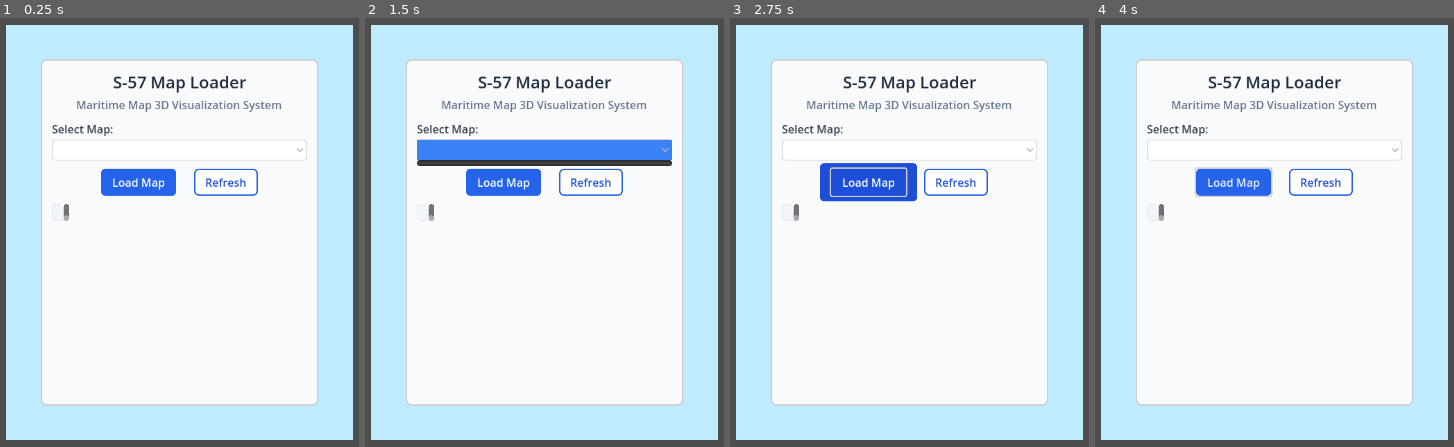
Above: before the commit, frames 1-4 (left to right).
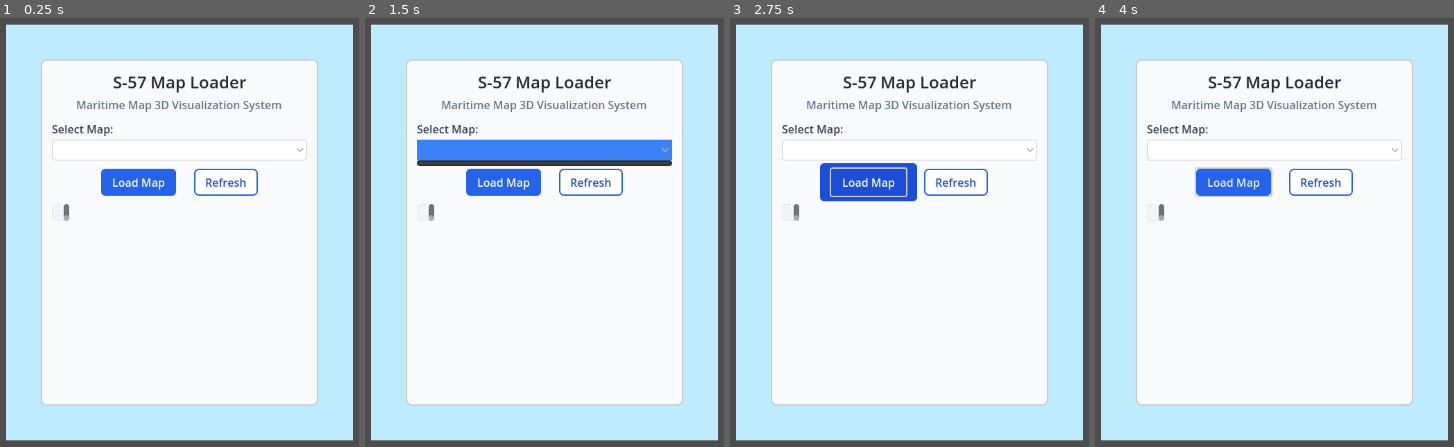
Above: after the commit, the same moments.

Repository: teakdemir/Godot_S57
Game: Godot game, scene res://scenes/WORLD/Main.tscn
Two runs of this game, one before a commit and one after it. Both use one fixed random seed, a clock stepped at 60 frames per second and the inputs below. The project has no main scene, so this scene is started directly.
Inputs (mouse positions are in pixels of both pictures, inside the frame that each line leads up to):
- Up to frame 1 (0.25 s): no input
- Up to frame 2 (1.5 s): click "Refresh" at 0.5 s; click (544, 150) at 1.25 s
- Up to frame 3 (2.75 s): click "Load Map" at 2 s
- Up to frame 4 (4 s): move the mouse to (1317, 232) at 2.77 s; hold Shift (move_fast, bound only before the commit) 2.78-3.53 s; hold W (move_forward, bound only before the commit) from 2.78 s (still down); move the mouse to (1235, 232) at 3.52 s; tap Shift (move_fast, bound only before the commit) at 3.6 s

The runs differ from the first frame. In frame 1, 0.5% of the frame differs, in the area x 1-99%, y 1-99%; in frame 2, 0.8%; in frame 3, 0.5%; in frame 4, 0.5%.

Commit message:
Revert "hm"
This reverts commit 385c8d085ae0e8a1bb51b1563c0ec6ac8eb0880e.

Diff:
--- a/godot_s57/Scripts/WORLD_sc/FreeCamera.gd
+++ /dev/null
@@ -1,66 +0,0 @@
-class_name FreeCamera
-extends Camera3D
-
-@export var move_speed: float = 20.0
-@export var vertical_speed: float = 12.0
-@export var fast_multiplier: float = 2.0
-@export var mouse_sensitivity: float = 0.15
-
-var _yaw: float = 0.0
-var _pitch: float = -45.0
-var _target_center: Vector3 = Vector3.ZERO
-var _target_distance: float = 60.0
-
-func _ready() -> void:
-    Input.set_mouse_mode(Input.MOUSE_MODE_CAPTURED)
-    rotation_degrees = Vector3(_pitch, _yaw, 0.0)
-    position = Vector3(0.0, _target_distance, _target_distance)
-
-func snap_to(center: Vector3, distance: float) -> void:
-    _target_center = center
-    _target_distance = distance
-    position = center + Vector3(0.0, distance, distance)
-    look_at(center, Vector3.UP)
-
-func _unhandled_input(event: InputEvent) -> void:
-    if event is InputEventMouseMotion and Input.get_mouse_mode() == Input.MOUSE_MODE_CAPTURED:
-        _yaw -= event.relative.x * mouse_sensitivity
-        _pitch = clamp(_pitch - event.relative.y * mouse_sensitivity, -89.0, 89.0)
-        rotation_degrees = Vector3(_pitch, _yaw, 0.0)
-
-    if event.is_action_pressed("ui_cancel"):
-        Input.set_mouse_mode(Input.MOUSE_MODE_VISIBLE)
-    elif event.is_action_pressed("mouse_capture"):
-        Input.set_mouse_mode(Input.MOUSE_MODE_CAPTURED)
-
-func _physics_process(delta: float) -> void:
-    var direction := Vector3.ZERO
-    if Input.is_action_pressed("move_forward"):
-        direction -= transform.basis.z
-    if Input.is_action_pressed("move_back"):
-        direction += transform.basis.z
-    if Input.is_action_pressed("move_left"):
-        direction -= transform.basis.x
-    if Input.is_action_pressed("move_right"):
-        direction += transform.basis.x
-
-    var translation := Vector3.ZERO
-    if direction != Vector3.ZERO:
-        var speed: float = move_speed
-        if Input.is_action_pressed("move_fast"):
-            speed *= fast_multiplier
-        translation += direction.normalized() * speed * delta
-
-    var vertical := 0.0
-    if Input.is_action_pressed("move_up"):
-        vertical += 1.0
-    if Input.is_action_pressed("move_down"):
-        vertical -= 1.0
-    if vertical != 0.0:
-        var v_speed: float = vertical_speed
-        if Input.is_action_pressed("move_fast"):
-            v_speed *= fast_multiplier
-        translation += Vector3.UP * vertical * v_speed * delta
-
-    if translation != Vector3.ZERO:
-        translate(translation)
--- a/godot_s57/Scripts/WORLD_sc/Main.gd
+++ b/godot_s57/Scripts/WORLD_sc/Main.gd
@@ -1,16 +1,15 @@
+# res://scripts/WORLD_sc/Main.gd
 extends Node3D
 
 var http_client: S57HTTPClient
 var ui_canvas: CanvasLayer
 var ui: Control
 var terrain_generator: TerrainGenerator
-var camera: FreeCamera
-var sun_light: DirectionalLight3D
 
 var current_map_data: Dictionary = {}
 var current_scale: int = 1000
 
-func _ready() -> void:
+func _ready():
 	print("S-57 Maritime Visualization Starting...")
 
 	http_client = S57HTTPClient.new()
@@ -28,8 +27,6 @@
 	terrain_generator.name = "TerrainGenerator"
 	add_child(terrain_generator)
 
-	_setup_environment()
-
 	http_client.request_completed.connect(_on_api_success)
 	http_client.request_failed.connect(_on_api_error)
 	ui.map_selected.connect(_on_map_selected)
@@ -37,24 +34,11 @@
 
 	load_maps_list()
 
-func _setup_environment() -> void:
-	if camera == null:
-		camera = FreeCamera.new()
-		camera.name = "MainCamera"
-		add_child(camera)
-		camera.snap_to(Vector3.ZERO, 60.0)
-
-	if sun_light == null:
-		sun_light = DirectionalLight3D.new()
-		sun_light.name = "SunLight"
-		sun_light.rotation_degrees = Vector3(-60.0, 45.0, 0.0)
-		add_child(sun_light)
-
-func load_maps_list() -> void:
+func load_maps_list():
 	print("Loading maps list...")
 	http_client.get_maps_list()
 
-func _on_api_success(data: Variant) -> void:
+func _on_api_success(data):
 	print("API Response received")
 
 	if data.has("status"):
@@ -67,51 +51,51 @@
 		print("Map export data received")
 		process_map_data(data)
 
-func _on_api_error(error: String) -> void:
+func _on_api_error(error: String):
 	print("API Error: " + error)
 	ui.show_error(error)
 
-func _on_map_selected(map_id: int) -> void:
+func _on_map_selected(map_id: int):
 	print("Loading map ID: " + str(map_id))
 	ui.show_loading_status("Requesting map data...")
 	load_map_export(map_id)
 
-func _on_refresh_maps() -> void:
+func _on_refresh_maps():
 	print("Refreshing maps list...")
 	load_maps_list()
 
-func load_map_export(map_id: int) -> void:
+func load_map_export(map_id: int):
 	print("Loading map export for ID: " + str(map_id))
 	ui.show_loading_status("Fetching map data from API...")
 
-	var export_url := "http://localhost:8000/api/maps/" + str(map_id) + "/export"
+	var export_url = "http://localhost:8000/api/maps/" + str(map_id) + "/export"
 	http_client.request_map_export(export_url)
 
-func process_map_data(data: Dictionary) -> void:
+func process_map_data(data: Dictionary):
 	print("Processing map export data...")
 	current_map_data = data
 
-	var world_config: Dictionary = data.get("world_config", {})
-	var coordinate_system: Dictionary = world_config.get("coordinate_system", {})
+	var world_config = data.get("world_config", {})
+	var coordinate_system = world_config.get("coordinate_system", {})
 
-	var area_km2: float = float(coordinate_system.get("area_km2", 0.0))
+	var area_km2 = coordinate_system.get("area_km2", 0.0)
 	current_scale = MapManager.calculate_optimal_scale(area_km2)
 
 	print("Map area: " + str(area_km2) + " km^2")
 	print("Optimal scale: " + MapManager.get_scale_info(current_scale))
 
-	var godot_bounds := MapManager.calculate_godot_bounds(world_config, current_scale)
+	var godot_bounds = MapManager.calculate_godot_bounds(world_config, current_scale)
 	print("Godot map size: " + str(godot_bounds["width_godot"]) + "x" + str(godot_bounds["height_godot"]) + " units")
 
-	var terrain: Dictionary = data.get("terrain", {})
-	var seaare_polygon: Array = terrain.get("seaare_polygon", [])
-	var coastline_points: Array = terrain.get("coastline_points", [])
+	var terrain = data.get("terrain", {})
+	var seaare_polygon = terrain.get("seaare_polygon", [])
+	var coastline_points = terrain.get("coastline_points", [])
 
 	print("SEAARE points: " + str(seaare_polygon.size()))
 	print("Coastline points: " + str(coastline_points.size()))
 
-	var nav_objects: Dictionary = data.get("navigation_objects", {})
-	var structures: Array = nav_objects.get("structures", [])
+	var nav_objects = data.get("navigation_objects", {})
+	var structures = nav_objects.get("structures", [])
 	print("Harbor structures: " + str(structures.size()))
 
 	ui.show_loading_status("Scale: " + MapManager.get_scale_info(current_scale))
@@ -119,32 +103,12 @@
 	ui.show_loading_status("SEAARE: " + str(seaare_polygon.size()) + " points")
 	ui.show_loading_status("Harbors: " + str(structures.size()) + " structures")
 	ui.show_loading_status("Generating water and harbor assets...")
-	print("Generating water and harbor assets...")
 
 	if terrain_generator:
 		terrain_generator.generate_phase_one(current_map_data, current_scale)
-		_position_camera(terrain_generator.get_last_center(), terrain_generator.get_last_size())
-		print("Phase 1 complete: Water + harbor objects ready.")
 		ui.show_loading_status("Phase 1 complete: Water + harbor objects ready.")
-	else:
-		push_warning("Terrain generator not available; phase 1 skipped.")
 
-func _position_camera(center: Vector3, size: Vector2) -> void:
-	if camera == null:
-		return
-
-	var extent: float = max(size.x, size.y)
-	if extent <= 0.0:
-		extent = 20.0
-
-	var distance: float = extent * 1.2 + 30.0
-	camera.snap_to(center, distance)
-
-	if sun_light:
-		sun_light.position = center + Vector3(0.0, distance, 0.0)
-		sun_light.look_at(center, Vector3.UP)
-
-func _input(event: InputEvent) -> void:
+func _input(event):
 	if event.is_action_pressed("ui_accept"):
 		print("Manual refresh...")
 		load_maps_list()
--- a/godot_s57/Scripts/WORLD_sc/TerrainGenerator.gd
+++ b/godot_s57/Scripts/WORLD_sc/TerrainGenerator.gd
@@ -10,9 +10,6 @@
 var water_material: StandardMaterial3D
 var fallback_structure_material: StandardMaterial3D
 var structure_prefabs: Dictionary = {}
-
-var last_center: Vector3 = Vector3.ZERO
-var last_size: Vector2 = Vector2.ZERO
 
 func _ready() -> void:
 	_setup_containers()
@@ -79,7 +76,6 @@
 		push_warning("Harbour prefab not found in %s" % STRUCTURE_PREFAB_DIR)
 
 func generate_phase_one(map_data: Dictionary, scale: float) -> void:
-	print("[TerrainGenerator] Phase 1 start")
 	_setup_containers()
 	_clear_phase_one()
 
@@ -89,17 +85,12 @@
 
 	var seaare_polygon: Array = terrain.get("seaare_polygon", [])
 	_create_water_mesh(seaare_polygon, scale, world_config)
-
 	var structures: Array = nav_objects.get("structures", [])
-	print("[TerrainGenerator] Spawning %d harbor structures" % structures.size())
 	_spawn_structures(structures, scale)
-	print("[TerrainGenerator] Phase 1 finished")
 
 func _clear_phase_one() -> void:
 	_clear_children(water_root)
 	_clear_children(structure_root)
-	last_center = Vector3.ZERO
-	last_size = Vector2.ZERO
 
 func _clear_children(container: Node) -> void:
 	if container == null:
@@ -108,14 +99,14 @@
 		child.queue_free()
 
 func _create_water_mesh(points: Array, scale: float, world_config: Dictionary) -> void:
-	var width: float = 0.0
-	var depth: float = 0.0
-	var center: Vector3 = Vector3.ZERO
+	var width := 0.0
+	var depth := 0.0
+	var center := Vector3.ZERO
 
 	if points.is_empty():
 		var bounds := MapManager.calculate_godot_bounds(world_config, scale)
-		width = float(bounds.get("width_godot", 20.0))
-		depth = float(bounds.get("height_godot", 20.0))
+		width = bounds.get("width_godot", 0.0)
+		depth = bounds.get("height_godot", 0.0)
 		center = Vector3.ZERO
 	else:
 		var min_x := INF
@@ -135,12 +126,12 @@
 			min_z = min(min_z, coords.z)
 			max_z = max(max_z, coords.z)
 
-		width = max(max_x - min_x, 0.1)
-		depth = max(max_z - min_z, 0.1)
+		width = max_x - min_x
+		depth = max_z - min_z
 		center = Vector3(min_x + width * 0.5, 0.0, min_z + depth * 0.5)
 
-	last_center = center
-	last_size = Vector2(width, depth)
+	if width <= 0.0 or depth <= 0.0:
+		return
 
 	var plane_mesh := PlaneMesh.new()
 	plane_mesh.size = Vector2(width, depth)
@@ -220,9 +211,3 @@
 
 	root.add_child(mesh_instance)
 	return root
-
-func get_last_center() -> Vector3:
-	return last_center
-
-func get_last_size() -> Vector2:
-	return last_size
--- a/godot_s57/project.godot
+++ b/godot_s57/project.godot
@@ -13,46 +13,3 @@
 config/name="Godot_S57"
 config/features=PackedStringArray("4.4", "Forward Plus")
 config/icon="res://icon.svg"
-
-[input]
-
-move_forward={
-"deadzone": 0.2,
-"events": [Object(InputEventKey,"resource_local_to_scene":false,"resource_name":"","device":-1,"window_id":0,"alt_pressed":false,"shift_pressed":false,"ctrl_pressed":false,"meta_pressed":false,"pressed":false,"keycode":0,"physical_keycode":87,"key_label":0,"unicode":119,"location":0,"echo":false,"script":null)
-]
-}
-move_back={
-"deadzone": 0.2,
-"events": [Object(InputEventKey,"resource_local_to_scene":false,"resource_name":"","device":0,"window_id":0,"alt_pressed":false,"shift_pressed":false,"ctrl_pressed":false,"meta_pressed":false,"pressed":false,"keycode":0,"physical_keycode":83,"key_label":0,"unicode":0,"location":0,"echo":false,"script":null)
-]
-}
-move_left={
-"deadzone": 0.2,
-"events": [Object(InputEventKey,"resource_local_to_scene":false,"resource_name":"","device":0,"window_id":0,"alt_pressed":false,"shift_pressed":false,"ctrl_pressed":false,"meta_pressed":false,"pressed":false,"keycode":0,"physical_keycode":65,"key_label":0,"unicode":0,"location":0,"echo":false,"script":null)
-]
-}
-move_right={
-"deadzone": 0.2,
-"events": [Object(InputEventKey,"resource_local_to_scene":false,"resource_name":"","device":0,"window_id":0,"alt_pressed":false,"shift_pressed":false,"ctrl_pressed":false,"meta_pressed":false,"pressed":false,"keycode":0,"physical_keycode":68,"key_label":0,"unicode":0,"location":0,"echo":false,"script":null)
-]
-}
-move_fast={
-"deadzone": 0.2,
-"events": [Object(InputEventKey,"resource_local_to_scene":false,"resource_name":"","device":0,"window_id":0,"alt_pressed":false,"shift_pressed":false,"ctrl_pressed":false,"meta_pressed":false,"pressed":false,"keycode":0,"physical_keycode":4194325,"key_label":0,"unicode":0,"location":0,"echo":false,"script":null)
-]
-}
-move_up={
-"deadzone": 0.2,
-"events": [Object(InputEventKey,"resource_local_to_scene":false,"resource_name":"","device":0,"window_id":0,"alt_pressed":false,"shift_pressed":false,"ctrl_pressed":false,"meta_pressed":false,"pressed":false,"keycode":0,"physical_keycode":69,"key_label":0,"unicode":0,"location":0,"echo":false,"script":null)
-]
-}
-move_down={
-"deadzone": 0.2,
-"events": [Object(InputEventKey,"resource_local_to_scene":false,"resource_name":"","device":0,"window_id":0,"alt_pressed":false,"shift_pressed":false,"ctrl_pressed":false,"meta_pressed":false,"pressed":false,"keycode":0,"physical_keycode":81,"key_label":0,"unicode":0,"location":0,"echo":false,"script":null)
-]
-}
-mouse_capture={
-"deadzone": 0.2,
-"events": [Object(InputEventKey,"resource_local_to_scene":false,"resource_name":"","device":-1,"window_id":0,"alt_pressed":false,"shift_pressed":false,"ctrl_pressed":false,"meta_pressed":false,"pressed":false,"keycode":0,"physical_keycode":32,"key_label":0,"unicode":32,"location":0,"echo":false,"script":null)
-]
-}
--- a/godot_s57/scenes/WORLD/Main.tscn
+++ b/godot_s57/scenes/WORLD/Main.tscn
@@ -3,5 +3,4 @@
 [ext_resource type="Script" uid="uid://b6hqx1wdgfabn" path="res://Scripts/WORLD_sc/Main.gd" id="1_p0mg7"]
 
 [node name="Main_tscn" type="Node3D"]
-transform = Transform3D(1, 0, 0, 0, 1, 0, 0, 0, 1, -0.102933, 0, 0)
 script = ExtResource("1_p0mg7")
Not shown, removed: godot_s57/Scripts/WORLD_sc/FreeCamera.gd.uid
